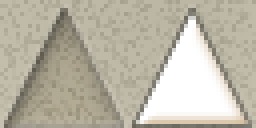
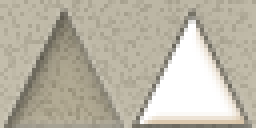
Layers edited between the first and the second 256×128 image:
painted on "Rocks" over left=136, top=12, right=248, bottom=124
removed layer "Bubbles" (was overlay, 64%) over left=4, top=8, right=252, bottom=128
added layer "triangle right" (overlay, 64%) above "triangle left" over left=132, top=8, right=252, bottom=128
added layer "triangle left" (overlay, 64%) above "GUI Noise" over left=4, top=8, right=124, bottom=128
